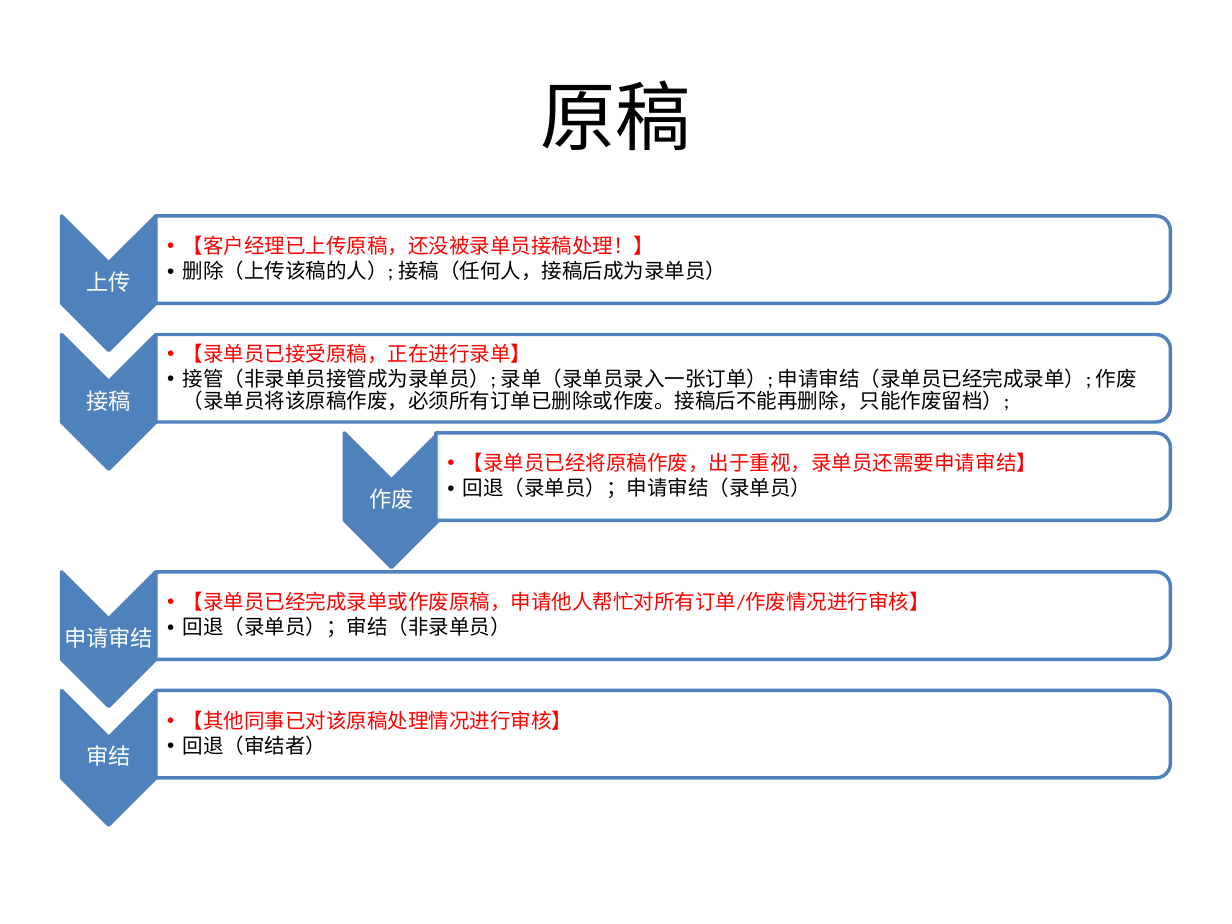
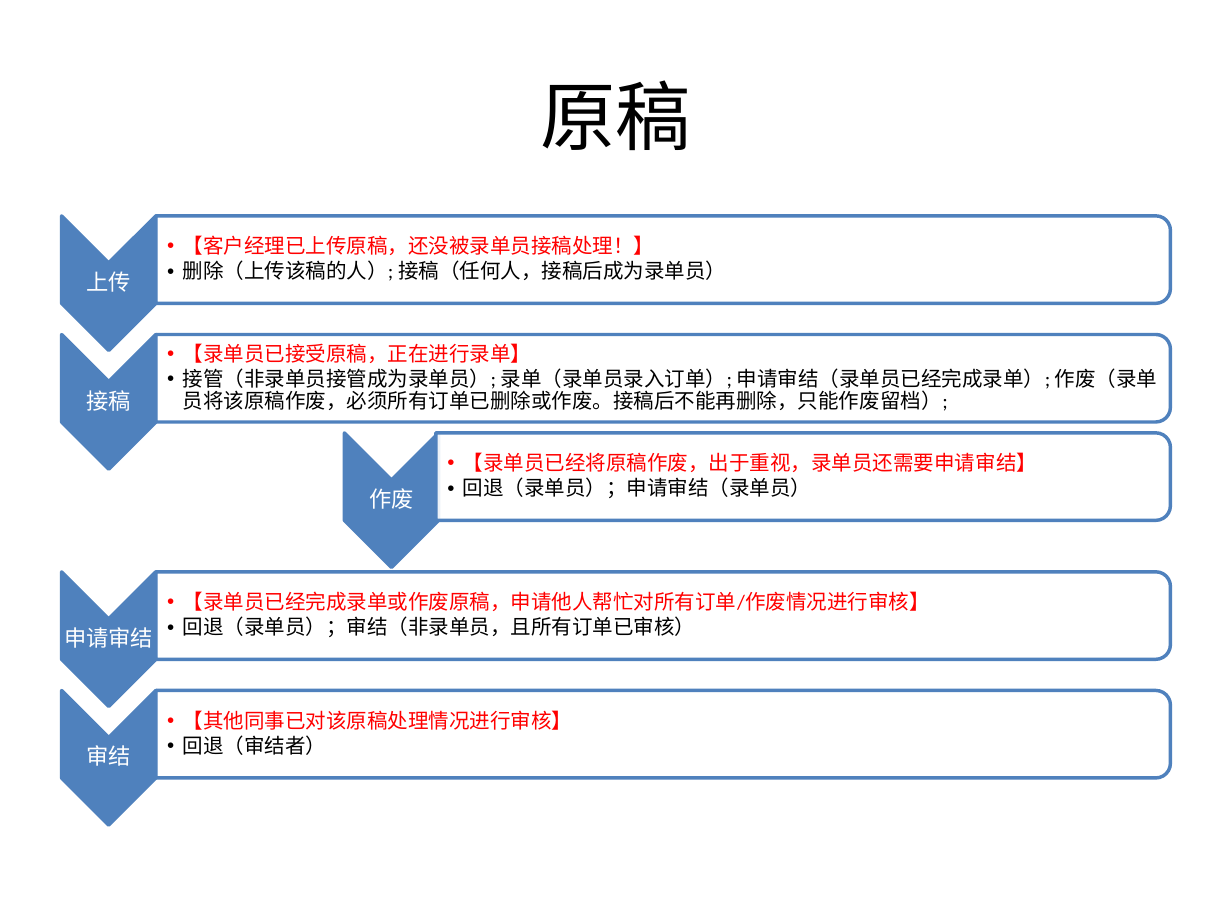
Before and after one commit to yuanly/oa, a slide deck: slide 2 of doc/伍泰OA流程说明.pptx. Drawn at 1232x924 pixels with LibreOffice and Linux fonts; fonts in the diff are those of the drawing. Boxes give left, top, right and bottom in pixels: in the first picture for what was removed or moved away, otherwise in the second. Text is boxed around its words. In the diff, an @@ line names an element or a change of style, - is before the commit and + after.

```diff
--- a/doc/伍泰OA流程说明.pptx
+++ b/doc/伍泰OA流程说明.pptx
@@ text at (x1=183, y1=368, x2=1158, y2=411): text changed @@
-  •• 接管（非录单员接管成为录单员）; 录单（录单员录入一张订单）; 申请审结（录单员已经完成录单）; 作废（录单员将该原稿作废，必须所有订单已删除或作废。接稿后不能再删除，只能作废留档）;
+  •• 接管（非录单员接管成为录单员）; 录单（录单员录入订单）; 申请审结（录单员已经完成录单）; 作废（录单员将该原稿作废，必须所有订单已删除或作废。接稿后不能再删除，只能作废留档）;
@@ text at (x1=183, y1=616, x2=696, y2=637): text changed @@
-  •• 回退（录单员）；审结（非录单员）
+  •• 回退（录单员）；审结（非录单员，且所有订单已审核）
```
Also in this commit, not shown: 3 other slides changed, 1 slide added, 1 slide removed, 7 other files.
